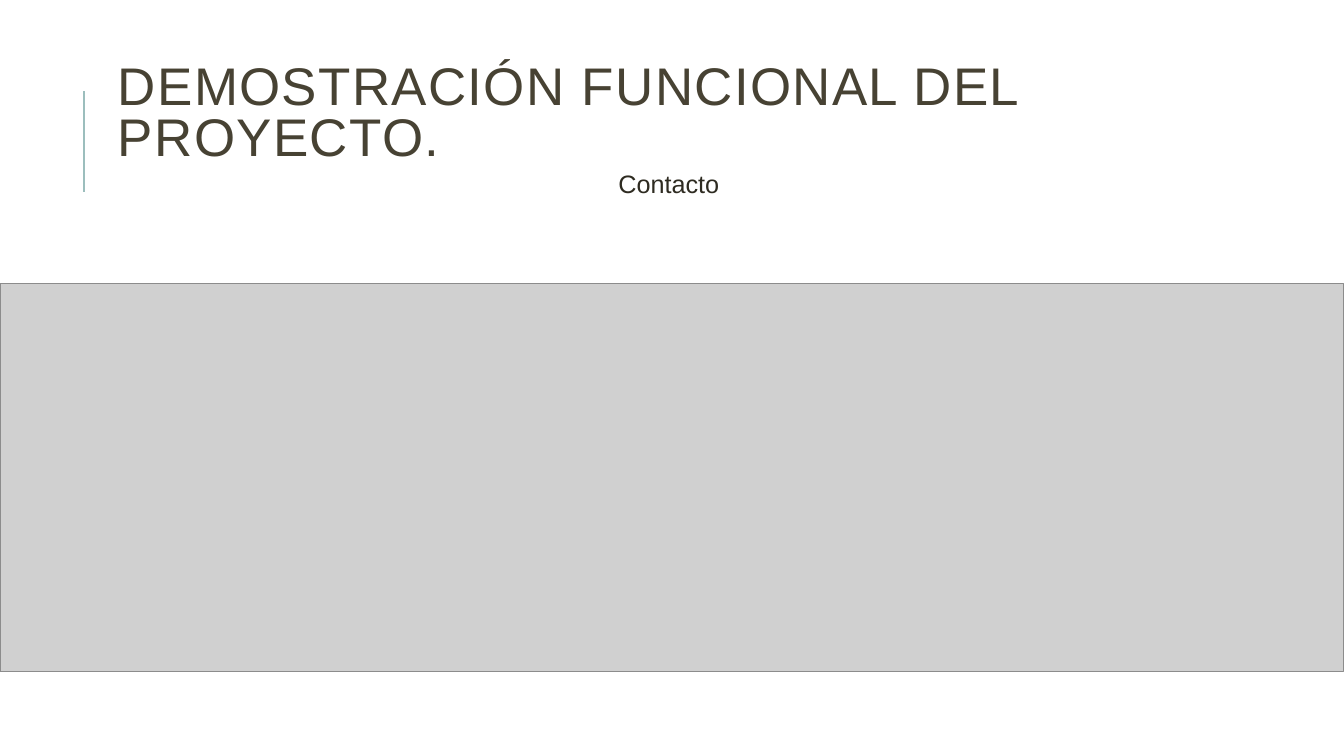
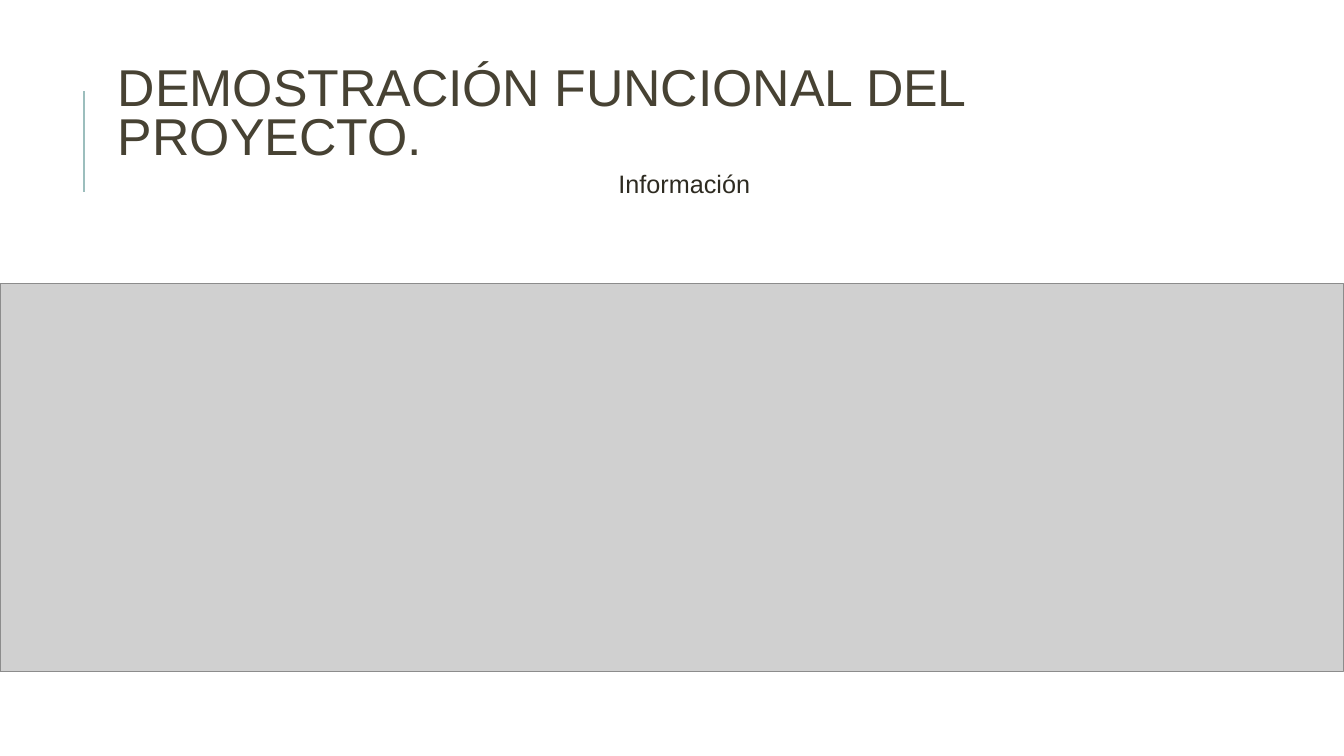
Before and after one commit to danielallhoff/M17-G4-AirDSS, a slide deck: slide 13 of AIRDSS.pptx (slide 12 before the commit). Drawn at 1344x756 pixels with LibreOffice and Linux fonts; fonts in the diff are those of the drawing; grey boxes stand for pictures. Boxes give left, top, right and bottom in pixels: in the first picture for what was removed or moved away, otherwise in the second. Text is boxed around its words. In the diff, an @@ line names an element or a change of style, - is before the commit and + after.

```diff
--- a/AIRDSS.pptx
+++ b/AIRDSS.pptx
@@ title "DEMOSTRACIÓN FUNCIONAL DEL PROYECTO." at (x1=118, y1=64, x2=967, y2=156): size 37.8 to 37 pt, letter spacing 1 to 0 pt @@
@@ text removed at (x1=618, y1=175, x2=719, y2=194) @@
-Contacto
@@ text added at (x1=618, y1=174, x2=750, y2=194), 18 pt, text #2E2B21 @@
+Información
```
Also in this commit, not shown: 19 other slides changed, 4 slides added.
